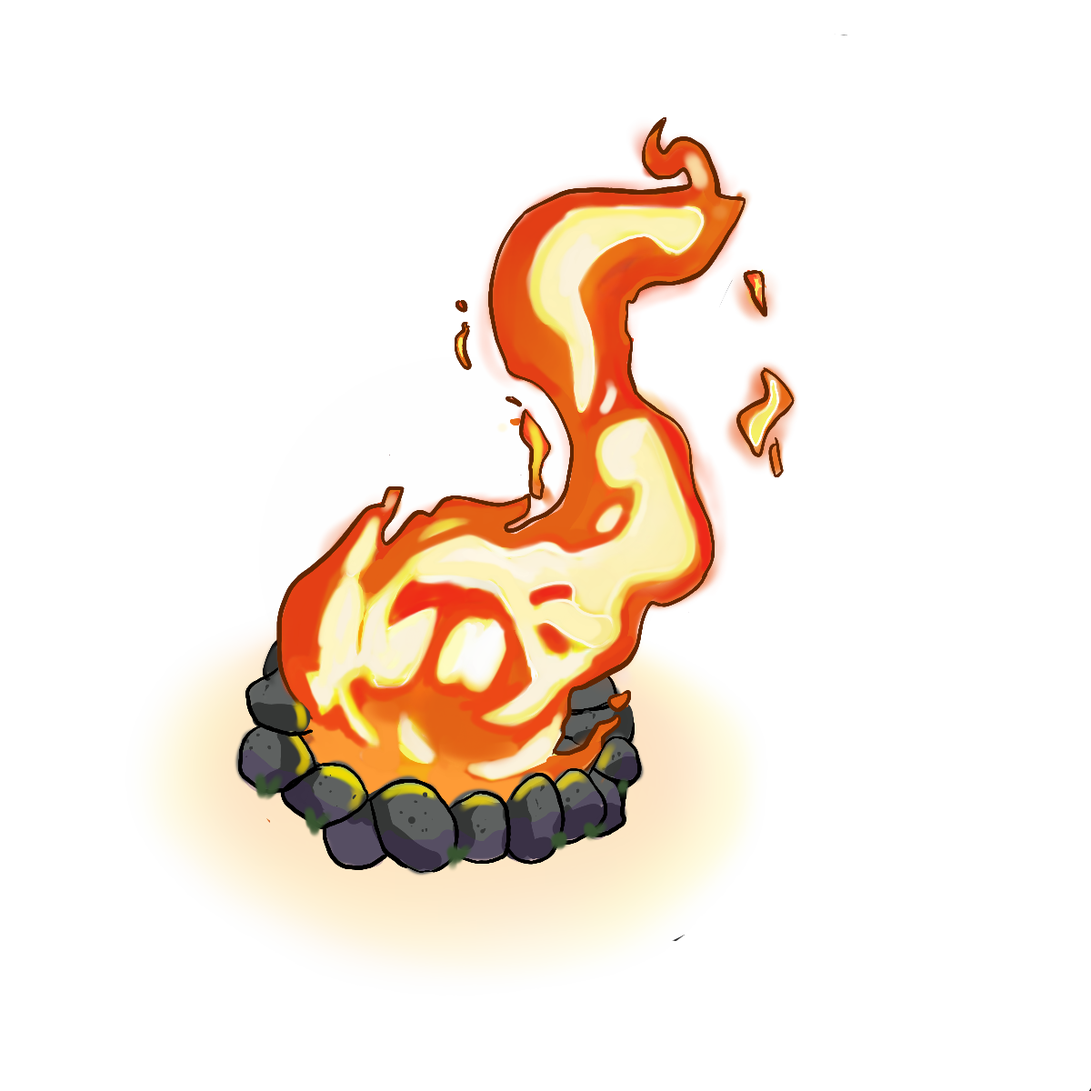
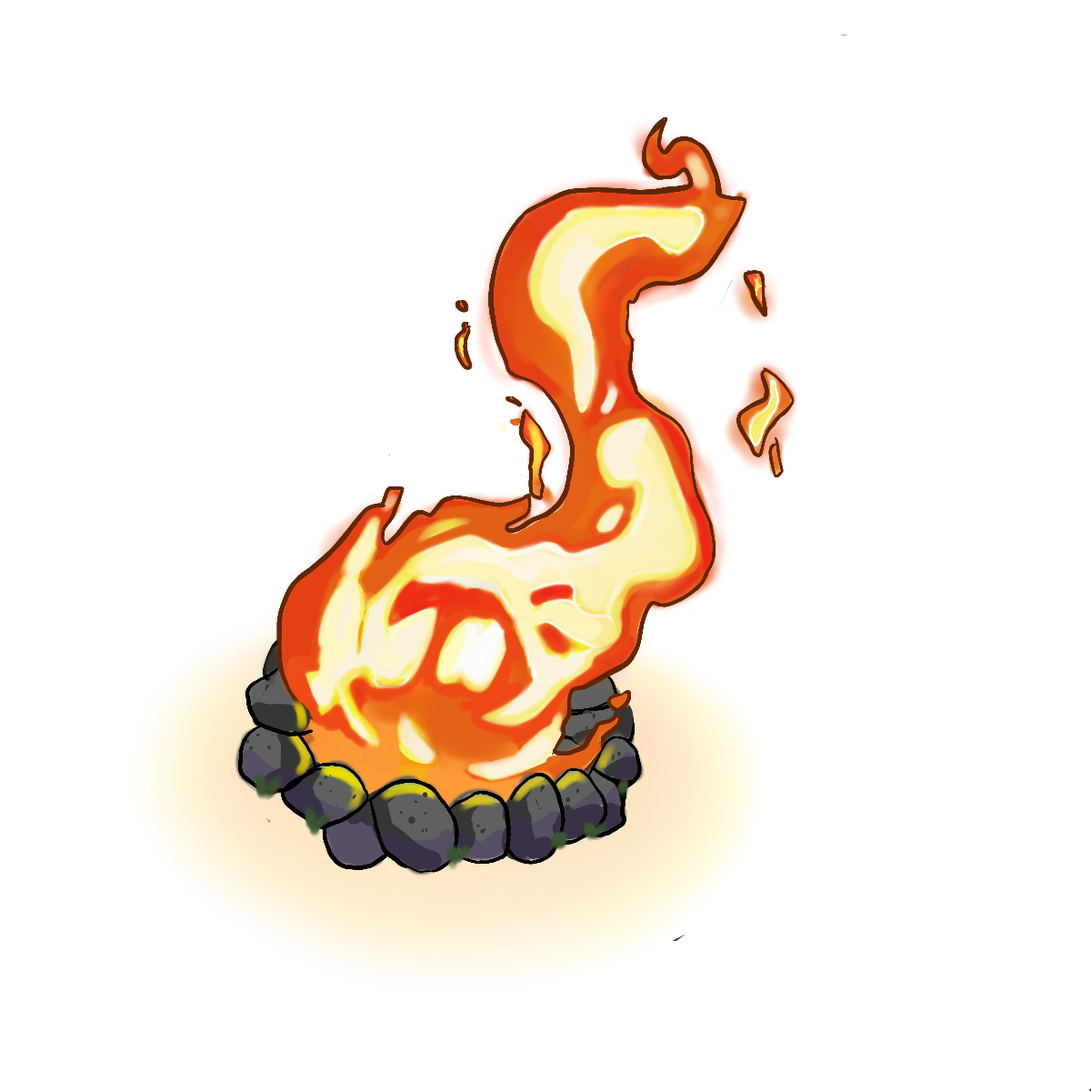
Revision of a layered 1091x1091 image; what changed, layer by layer:
removed layer "Layer18" over [328, 805, 622, 864]
removed layer "Layer14" over [328, 667, 636, 864]
removed layer "Layer15" (was 31%) over [328, 752, 636, 864]
removed layer "Layer11" over [328, 684, 636, 864]
removed layer "Layer16" over [407, 117, 752, 781]
removed layer "Layer10" over [407, 117, 752, 833]
removed layer "Layer9" over [328, 117, 752, 864]
added layer "PIEDRAS" above "Capa 1" over [328, 667, 636, 864]
added layer "Capa 1" above "LINEARTFUEGO" over [407, 117, 752, 727]
added layer "LINEARTFUEGO" above "PIEDRATARAS" over [328, 117, 752, 864]
removed layer "BG" over [328, 117, 752, 864]
